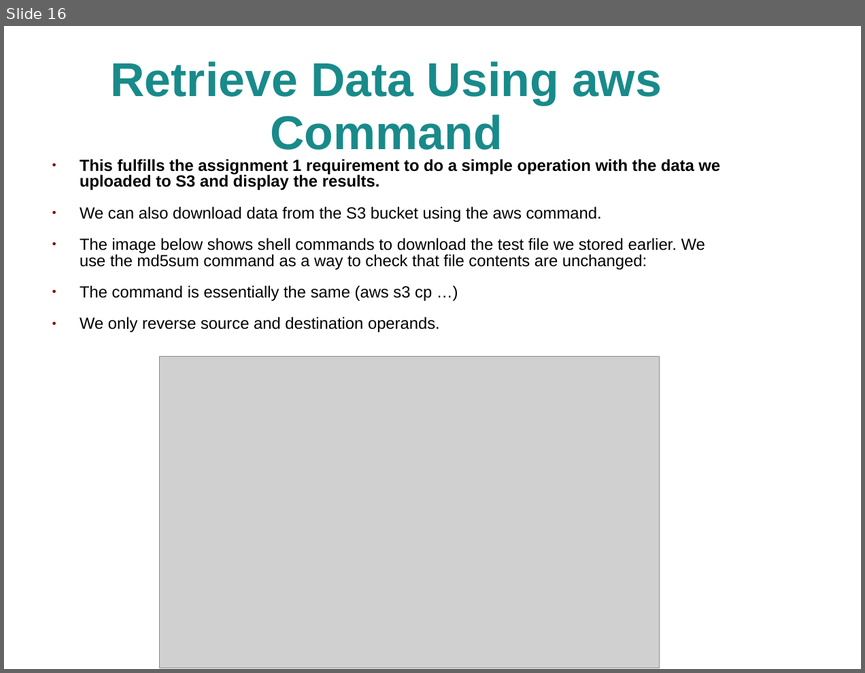
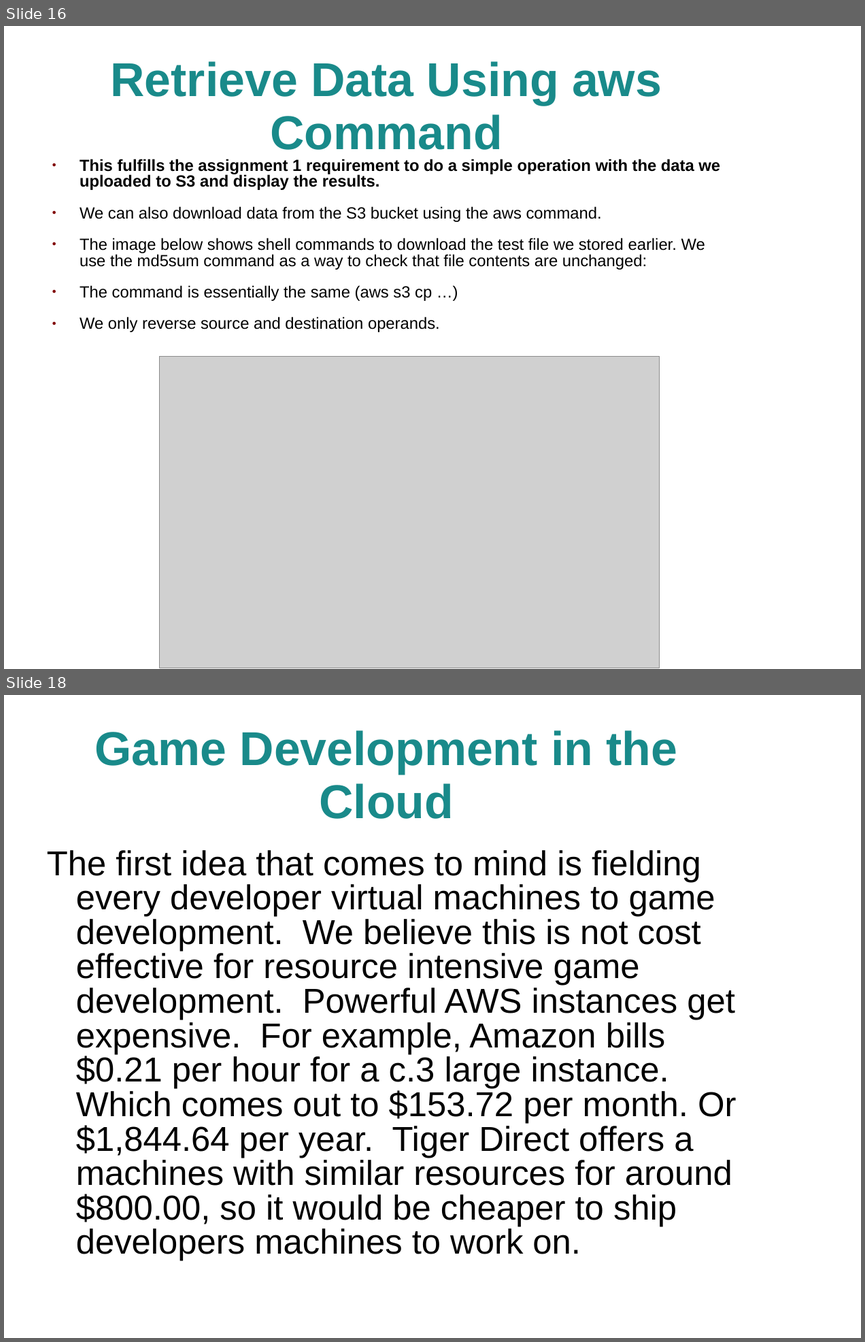
Before and after one commit to jhancock1975/cloud, a slide deck: assignment-1/assignment-1.ppt. Shown one above the other, each under a label of ours: slide 16 before the commit, slides 16 and 18 after it; the slides between them are not shown. The pictures are 865x673 and 865x1342 pixels, drawn with LibreOffice and Linux fonts; fonts in the diff are those of the drawing; grey boxes stand for pictures; background and template pictures are left out. Boxes give left, top, right and bottom in pixels: in the first picture for what was removed or moved away, otherwise in the second. Text is boxed around its words. In the diff, an @@ line names an element or a change of style, - is before the commit and + after.

```diff
--- a/assignment-1/assignment-1.ppt
+++ b/assignment-1/assignment-1.ppt
@@ slide 18 added at bbox=[4, 695, 861, 1338], background picture (left out) @@
@@ title added at bbox=[94, 730, 678, 819], 44 pt, text #198A8A, bold @@
+Game Development in the Cloud
@@ text added at bbox=[47, 850, 736, 1261], 32 pt, text #000000 @@
+The first idea that comes to mind is fielding every developer virtual machines to game development. We believe this is not cost effective for resource intensive game development. Powerful AWS instances get expensive. For example, Amazon bills $0.21 per hour for a c.3 large instance. Which comes out to $153.72 per month. Or $1,844.64 per year. Tiger Direct offers a machines with similar resources for around $800.00, so it would be cheaper to ship developers machines to work on.
```
Also in this commit, not shown: 1 slide changed, 1 other slide added, 5 other files.
